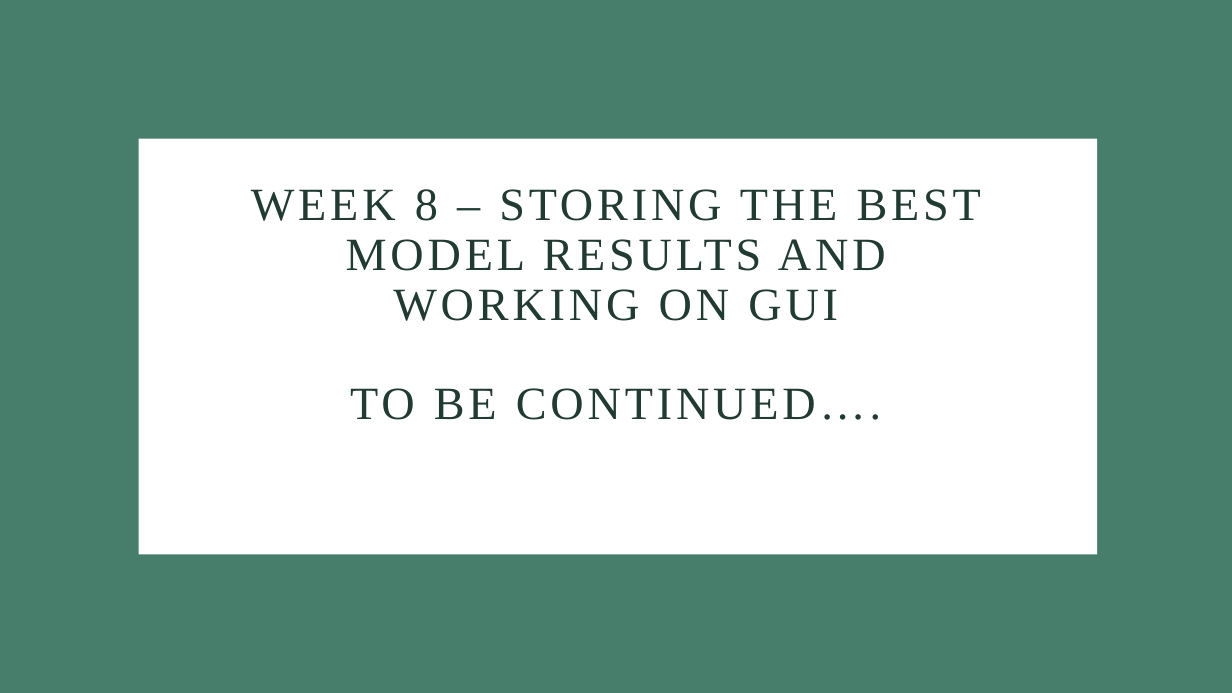
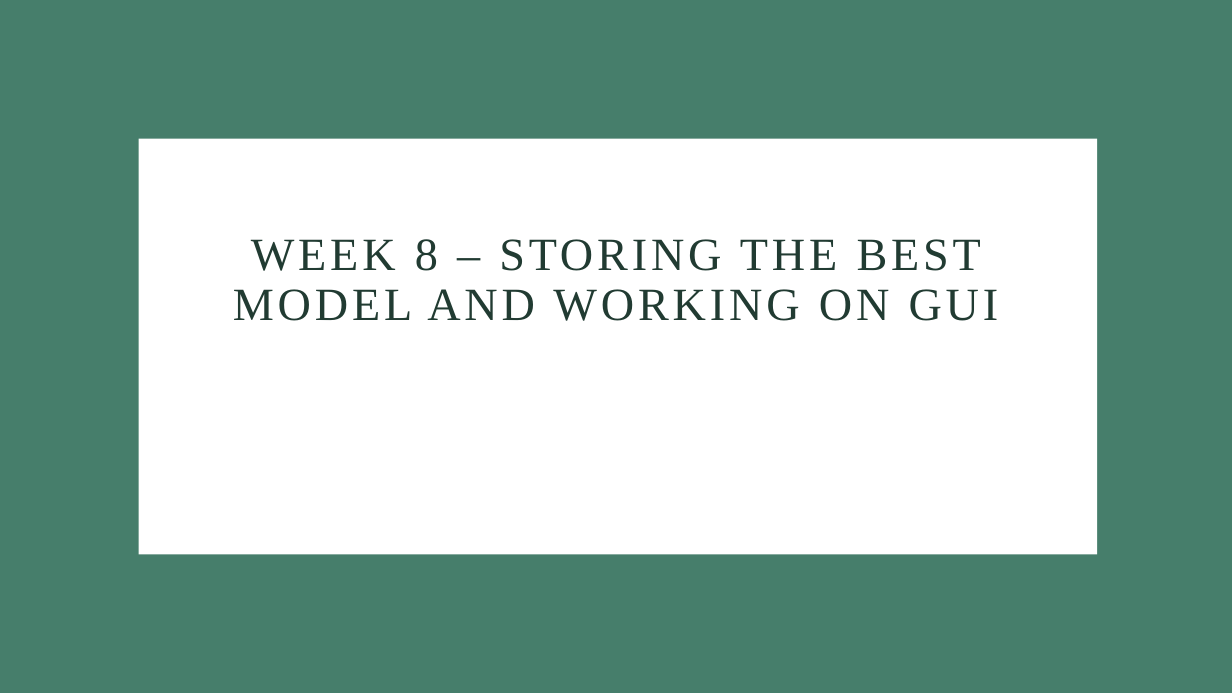
Before and after one commit to mpriyankapatil/ISU-Software_Project_2024, a slide deck: slide 19 of Week 6 .pptx. Drawn at 1232x693 pixels with LibreOffice and Linux fonts; fonts in the diff are those of the drawing. Boxes give left, top, right and bottom in pixels: in the first picture for what was removed or moved away, otherwise in the second. Text is boxed around its words. In the diff, an @@ line names an element or a change of style, - is before the commit and + after.

```diff
--- a/Week 6 .pptx
+++ b/Week 6 .pptx
@@ title at bbox=[233, 239, 999, 321]: text changed @@
-WEEK 8 – STORING THE BEST MODEL RESULTS AND WORKING ON GUI
-TO BE CONTINUED….
+WEEK 8 – STORING THE BEST MODEL AND WORKING ON GUI
```
Also in this commit, not shown: 3 other files.
